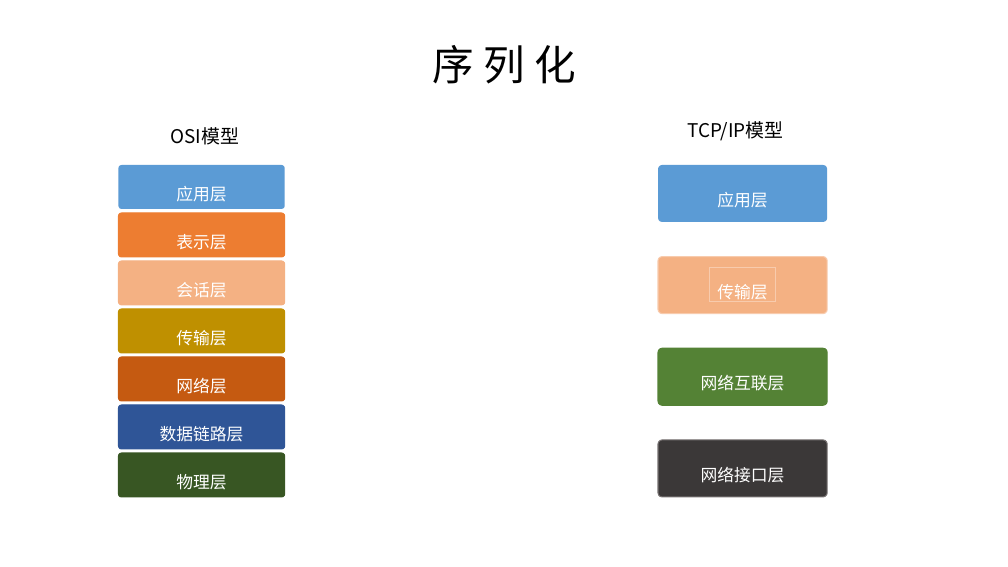
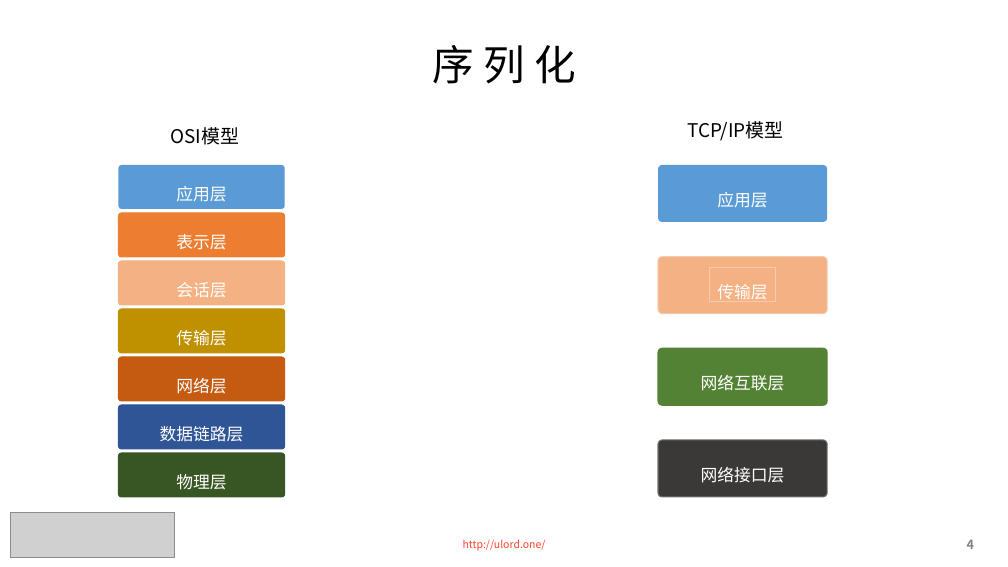
Before and after one commit to CAOLINAN/PersonalNotes, a slide deck: slide 4 of 序列化/msgpack.pptx. Drawn at 1008x567 pixels with LibreOffice and Linux fonts; fonts in the diff are those of the drawing; grey boxes stand for pictures. Boxes give left, top, right and bottom in pixels: in the first picture for what was removed or moved away, otherwise in the second. Text is boxed around its words. In the diff, an @@ line names an element or a change of style, - is before the commit and + after.

```diff
--- a/序列化/msgpack.pptx
+++ b/序列化/msgpack.pptx
@@ picture added at (10,513,175,558) @@
@@ text added at (463,539,546,551), 10 pt, text #FF4429 @@
+http://ulord.one/
@@ page number added at (967,539,974,549), 12 pt, text #808080, bold @@
+4
```
Also in this commit, not shown: 3 other slides changed, 3 slides added, 1 slide removed, 2 other files.
